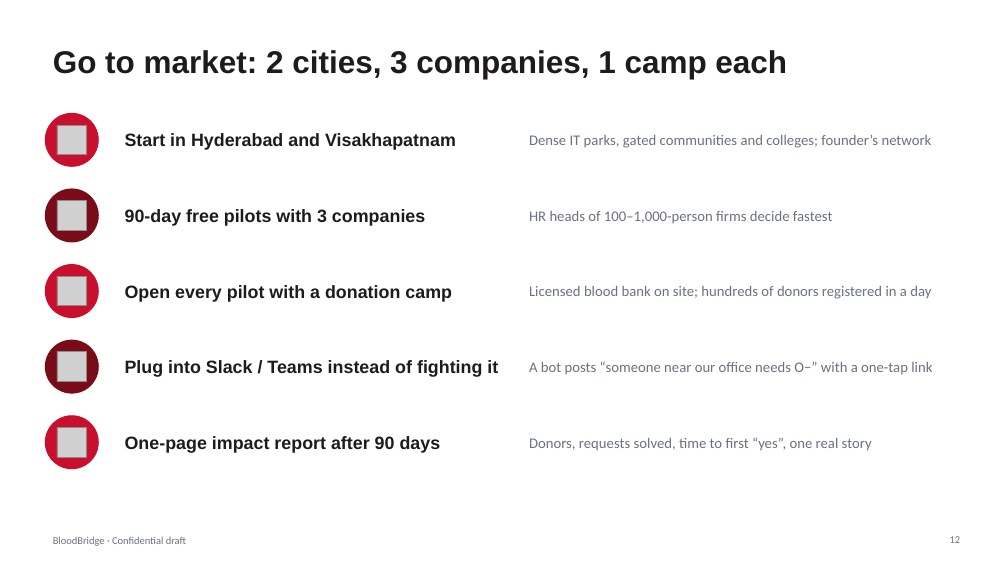
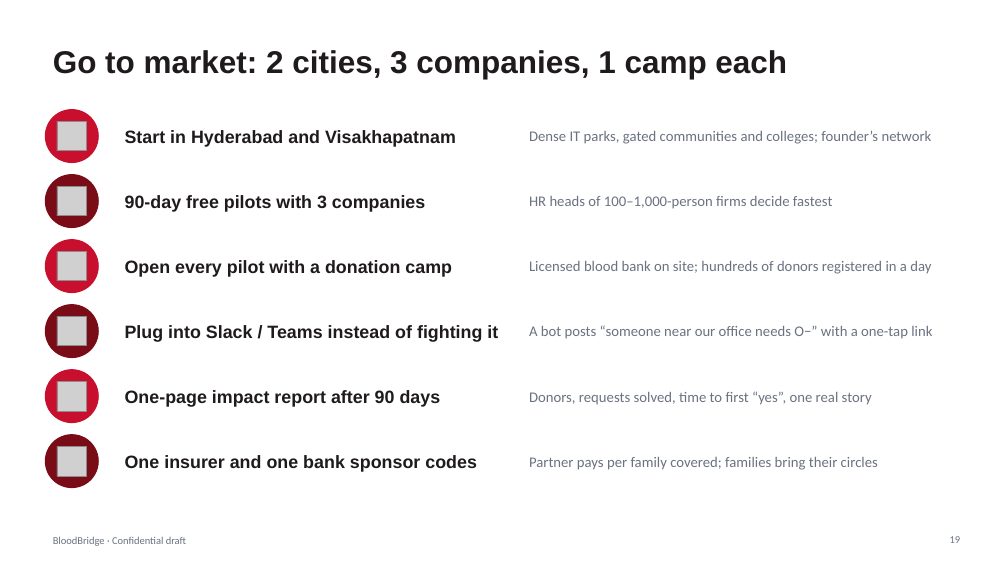
Before and after one commit to vijaygajjarapu/BloodBridge, a slide deck: slide 19 of docs/BloodBridge_Investor_Pitch_BRD.pptx (slide 12 before the commit). Drawn at 1008x567 pixels with LibreOffice and Linux fonts; fonts in the diff are those of the drawing; grey boxes stand for pictures. Boxes give left, top, right and bottom in pixels: in the first picture for what was removed or moved away, otherwise in the second. Text is boxed around its words. In the diff, an @@ line names an element or a change of style, - is before the commit and + after.

```diff
--- a/docs/BloodBridge_Investor_Pitch_BRD.pptx
+++ b/docs/BloodBridge_Investor_Pitch_BRD.pptx
@@ text "Dense IT parks, gated communities ...": place and size @@
-text "Dense IT parks, gated communities ..." at [529,135,932,148]
+text "Dense IT parks, gated communities ..." at [529,131,932,144]
@@ picture: place and size @@
-picture at [57,125,86,154]
+picture at [57,121,86,150]
@@ 2 texts, 1 picture, 1 ellipse: place and size @@
-2 texts, 1 picture, 1 ellipse at [45,189,832,242]
+2 texts, 1 picture, 1 ellipse at [45,175,832,228]
@@ 2 texts, 1 picture, 1 ellipse: place and size @@
-2 texts, 1 picture, 1 ellipse at [45,265,931,318]
+2 texts, 1 picture, 1 ellipse at [45,240,931,293]
@@ 2 texts, 1 picture, 1 ellipse: place and size @@
-2 texts, 1 picture, 1 ellipse at [45,340,932,393]
+2 texts, 1 picture, 1 ellipse at [45,305,932,358]
@@ 2 texts, 1 picture, 1 ellipse: place and size @@
-2 texts, 1 picture, 1 ellipse at [45,416,872,469]
+2 texts, 1 picture, 1 ellipse at [45,370,872,423]
@@ ellipse added at [45,435,98,488], fill #7A0C18, outline #7A0C18 1 pt @@
@@ picture added at [57,446,86,476] @@
@@ text added at [125,455,477,472], 17 pt, text #1F1B1D, bold @@
+One insurer and one bank sponsor codes
@@ text added at [529,457,878,470], 14 pt, text #6B7280 @@
+Partner pays per family covered; families bring their circles
@@ page number at [950,536,961,543]: text changed @@
-12
+19
```
Also in this commit, not shown: 3 other slides changed, 7 slides added, 25 other files.
